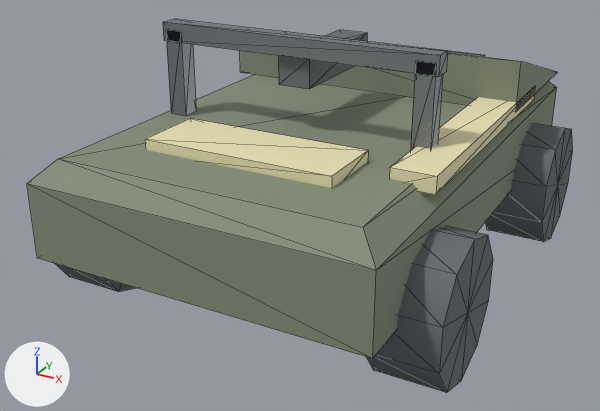
What one commit did to the glTF model assets/models/scout_vehicle.glb.
Rendered twice from a camera (50 mm lens) standing at (1.81, -3.66, 2.08) and looking at (-0.1, -0.2, 0.35). Arrows for +X, +Y and +Z are at lower left; the lights stay in place. The first picture is the older version. Mesh edges are drawn as thin lines.

In view in the first picture: 'Body'.
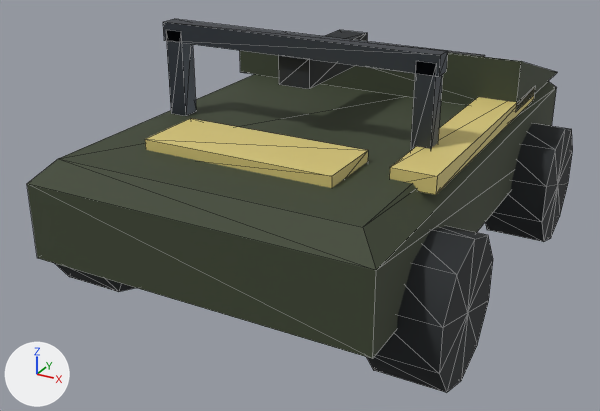
Boxes (x1, y1, x2, y2) around the edits, measured in the pictures (600 x 411 px):
'Body', recoloured (darker)
    both: (27, 19, 573, 392)

Patch to the scene script:
```diff
--- a/assets/models/scout_vehicle.glb.py
+++ b/assets/models/scout_vehicle.glb.py
@@ mat_dark @@
 mat_dark = principled_material('Dark')
-mat_dark.base_color = (0.133, 0.149, 0.161)  # grey #666c70
+mat_dark.base_color = (0.0159, 0.0194, 0.0222)  # black #222629
 mat_dark.roughness = 0.85
@@ mat_hull @@
 mat_hull = principled_material('Hull')
-mat_hull.base_color = (0.235, 0.267, 0.188)  # grey #858d78
+mat_hull.base_color = (0.0451, 0.0579, 0.0295)  # dark green #3c4430
 mat_hull.roughness = 0.75
@@ mat_metal @@
 mat_metal = principled_material('Metal')
-mat_metal.base_color = (0.29, 0.314, 0.345)  # grey #93989f
+mat_metal.base_color = (0.0684, 0.0804, 0.0975)  # dark grey #4a5058
 mat_metal.metallic = 0.8
@@ mat_faction @@
 mat_faction = principled_material('Faction')
-mat_faction.base_color = (0.851, 0.784, 0.478)  # beige #eee5b8
+mat_faction.base_color = (0.694, 0.577, 0.194)  # yellow #d9c87a
 mat_faction.roughness = 0.6
```
